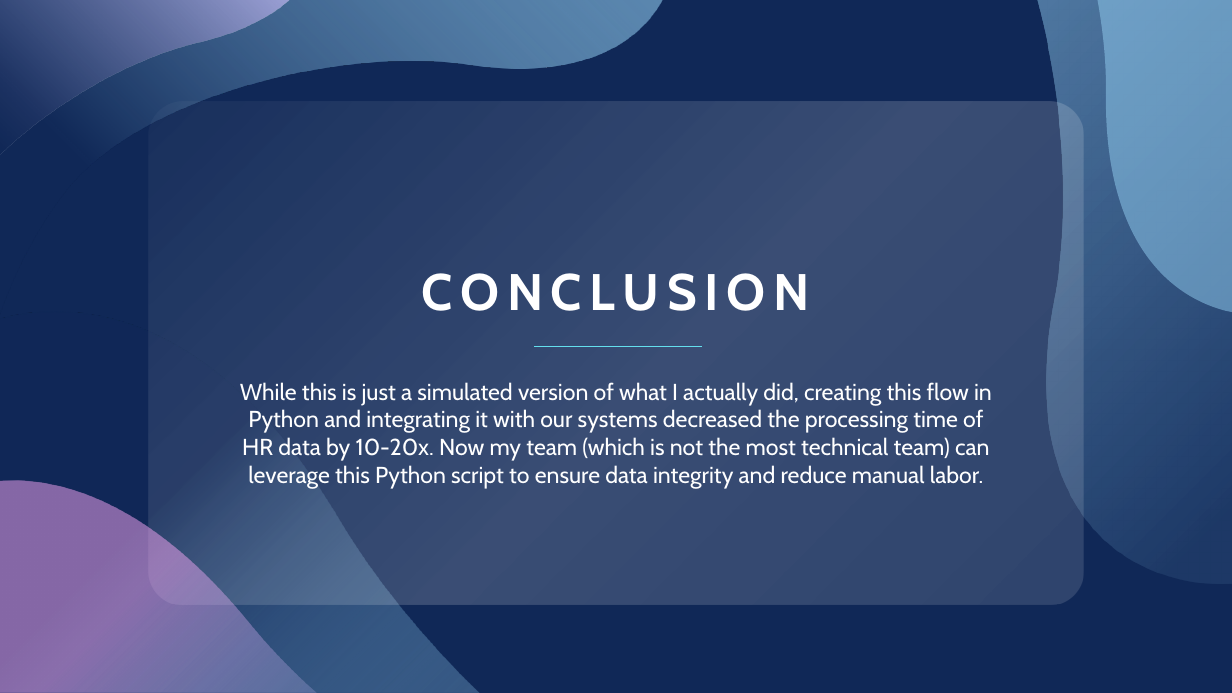
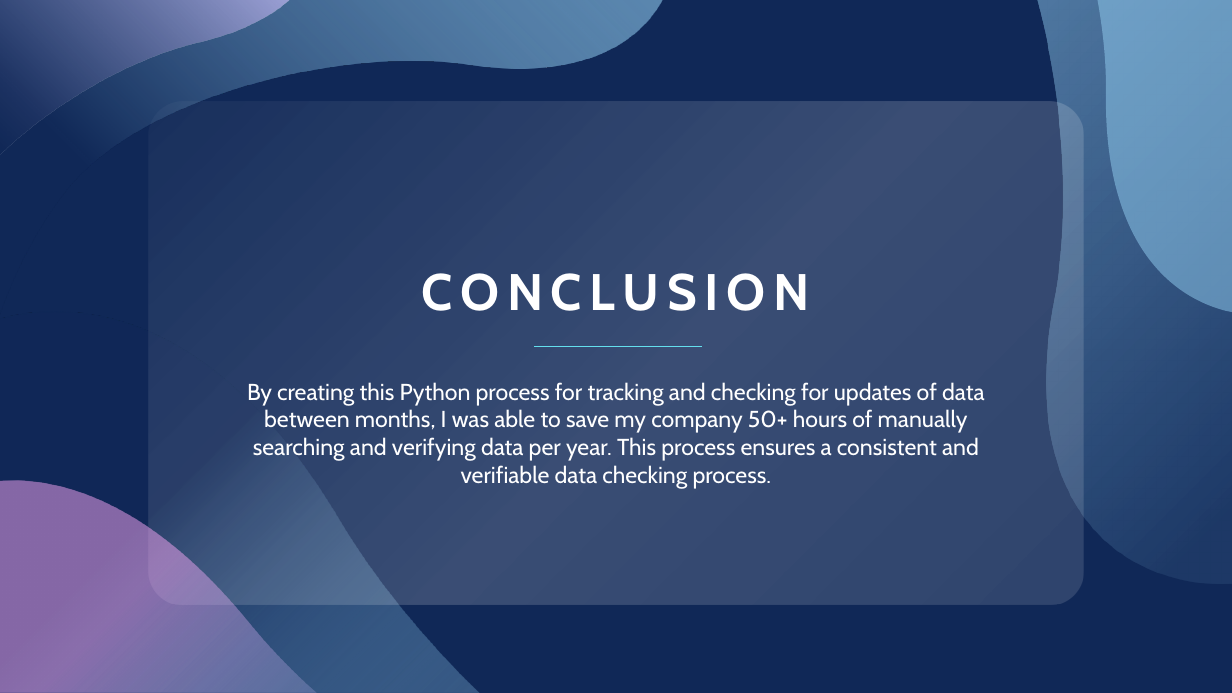
Before and after one commit to sethbeckett/stat5940-tutorial2, a slide deck: slide 11 of Tutorial 2 Presentation.pptx (slide 10 before the commit). Drawn at 1232x693 pixels with LibreOffice and Linux fonts; fonts in the diff are those of the drawing. Boxes give left, top, right and bottom in pixels: in the first picture for what was removed or moved away, otherwise in the second. Text is boxed around its words. In the diff, an @@ line names an element or a change of style, - is before the commit and + after.

```diff
--- a/Tutorial 2 Presentation.pptx
+++ b/Tutorial 2 Presentation.pptx
@@ subtitle at <box>247,382,985,489</box>: text changed @@
-While this is just a simulated version of what I actually did, creating this flow in Python and integrating it with our systems decreased the processing time of HR data by 10-20x. Now my team (which is not the most technical team) can leverage this Python script to ensure data integrity and reduce manual labor.
+By creating this Python process for tracking and checking for updates of data between months, I was able to save my company 50+ hours of manually searching and verifying data per year. This process ensures a consistent and verifiable data checking process.
```
Also in this commit, not shown: 5 other slides changed, 1 slide added, 2 other files.
